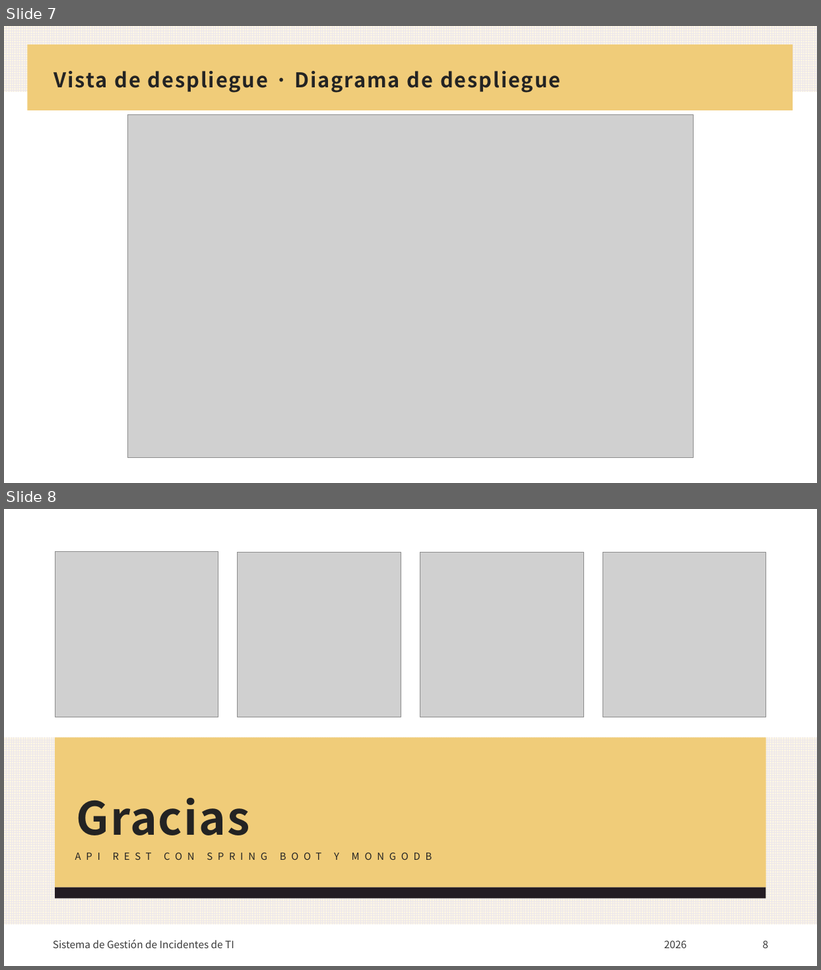
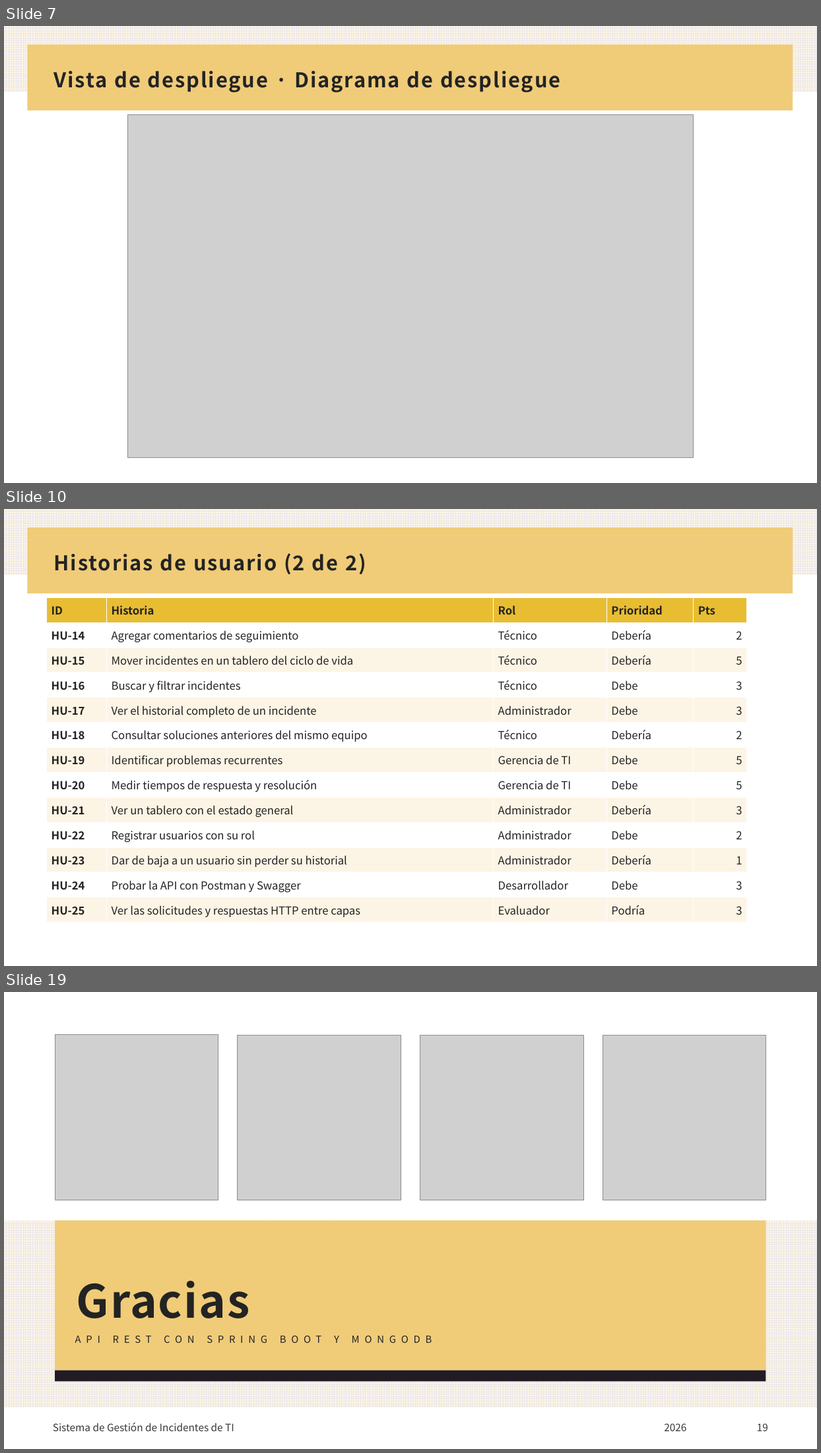
Before and after one commit to Hurtado43/Backend-Gestion-de-incidentes, a slide deck: docs/Presentacion - Sistema de Gestion de Incidentes de TI.pptx. Shown one above the other, each under a label of ours: slides 7 and 8 before the commit, slides 7, 10 and 19 after it; the slides between them are not shown. The pictures are 821x970 and 821x1453 pixels, drawn with LibreOffice and Linux fonts; fonts in the diff are those of the drawing; grey boxes stand for pictures. Boxes give left, top, right and bottom in pixels: in the first picture for what was removed or moved away, otherwise in the second. Text is boxed around its words. In the diff, an @@ line names an element or a change of style, - is before the commit and + after.

Commit message:
Presentación con historias de usuario y capturas de la sala de control
Agrega el resumen por épica, las 25 historias, un ejemplo con criterios de
aceptación (HU-19) y una diapositiva por pantalla con las historias que cubre.

```diff
--- a/docs/Presentacion - Sistema de Gestion de Incidentes de TI.pptx
+++ b/docs/Presentacion - Sistema de Gestion de Incidentes de TI.pptx
@@ slide 10 added at <box>4,509,817,966</box>, background #FFFFFF; not listed: 2 template elements that a slide beside it also shows @@
@@ title added at <box>54,553,366,574</box>, 24 pt, text #232323, bold @@
+Historias de usuario (2 de 2)
@@ table added at <box>47,597,746,923</box>, 13 rows, 5 columns @@
+ID | Historia | Rol | Prioridad | Pts
+HU-14 | Agregar comentarios de seguimiento | Técnico | Debería | 2
+HU-15 | Mover incidentes en un tablero del ciclo de vida | Técnico | Debería | 5
+HU-16 | Buscar y filtrar incidentes | Técnico | Debe | 3
+HU-17 | Ver el historial completo de un incidente | Administrador | Debe | 3
+HU-18 | Consultar soluciones anteriores del mismo equipo | Técnico | Debería | 2
+HU-19 | Identificar problemas recurrentes | Gerencia de TI | Debe | 5
+HU-20 | Medir tiempos de respuesta y resolución | Gerencia de TI | Debe | 5
+HU-21 | Ver un tablero con el estado general | Administrador | Debería | 3
+HU-22 | Registrar usuarios con su rol | Administrador | Debe | 2
+HU-23 | Dar de baja a un usuario sin perder su historial | Administrador | Debería | 1
+HU-24 | Probar la API con Postman y Swagger | Desarrollador | Debe | 3
+HU-25 | Ver las solicitudes y respuestas HTTP entre capas | Evaluador | Podría | 3
@@ what was slide 8 is now slide 19 @@
@@ page number at <box>757,1424,768,1432</box>: text changed @@
-8
+19
```
Also in this commit, not shown: 10 other slides added.
